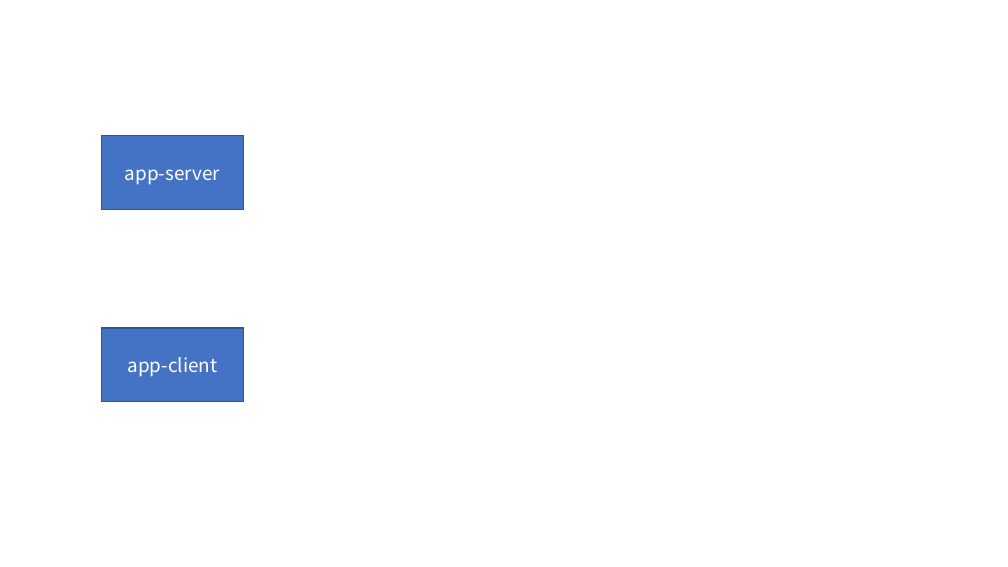
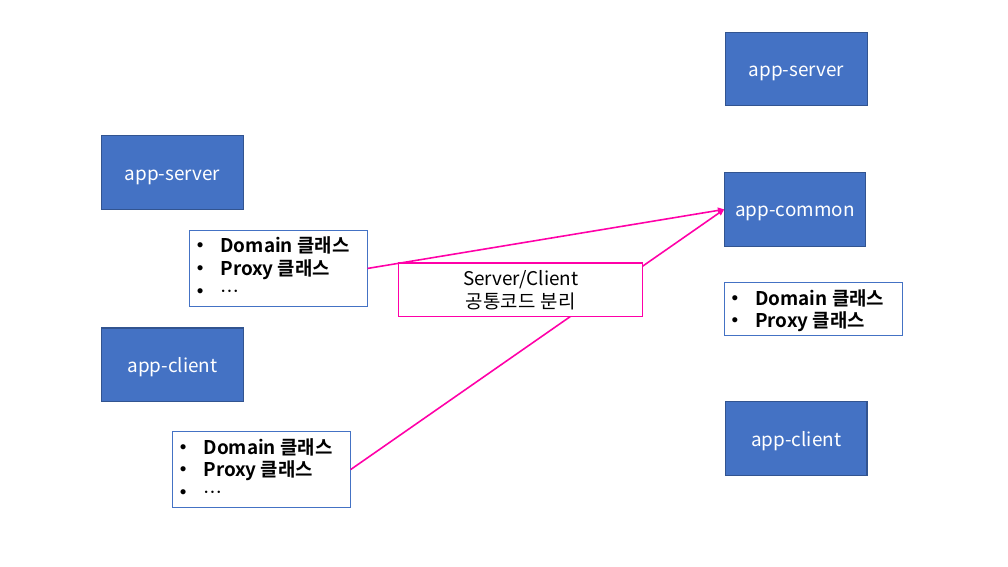
Before and after one commit to Dingadung/2022-study-workspace, a slide deck: slide 9 of study-note/자바/2022-08-19 내용정리.pptx. Drawn at 1008x567 pixels with LibreOffice and Linux fonts; fonts in the diff are those of the drawing. Boxes give left, top, right and bottom in pixels: in the first picture for what was removed or moved away, otherwise in the second. Text is boxed around its words. In the diff, an @@ line names an element or a change of style, - is before the commit and + after.

Commit message:
Edit board-server build gradle common 참조

```diff
--- a/study-note/자바/2022-08-19 내용정리.pptx
+++ b/study-note/자바/2022-08-19 내용정리.pptx
@@ rectangle added at (x1=726, y1=33, x2=867, y2=107), fill #4472C4, outline #325491 1 pt, 18 pt, text #FFFFFF @@
+app-server
@@ rectangle added at (x1=724, y1=172, x2=866, y2=247), fill #4472C4, outline #325491 1 pt, 18 pt, text #FFFFFF @@
+app-common
@@ arrow added from (351, 470) to (724, 209), #FF00A8 1.5 pt @@
@@ arrow added from (368, 268) to (724, 209), #FF00A8 1.5 pt @@
@@ rectangle added at (x1=190, y1=231, x2=368, y2=307), fill #FFFFFF, outline #4472C4 1 pt, 18 pt, text #000000, bold @@
+• Domain 클래스
+• Proxy 클래스
+• …
@@ rectangle added at (x1=399, y1=263, x2=643, y2=317), fill #FFFFFF, outline #FF00A8 1 pt, 18 pt, text #000000 @@
+Server/Client
+공통코드 분리
@@ rectangle added at (x1=724, y1=283, x2=903, y2=337), fill #FFFFFF, outline #4472C4 1 pt, 18 pt, text #000000, bold @@
+• Domain 클래스
+• Proxy 클래스
@@ rectangle added at (x1=725, y1=402, x2=867, y2=476), fill #4472C4, outline #325491 1 pt, 18 pt, text #FFFFFF @@
+app-client
@@ rectangle added at (x1=172, y1=432, x2=351, y2=508), fill #FFFFFF, outline #4472C4 1 pt, 18 pt, text #000000, bold @@
+• Domain 클래스
+• Proxy 클래스
+• …
```
Also in this commit, not shown: 1 slide added, 1 slide removed, 1 other file.
